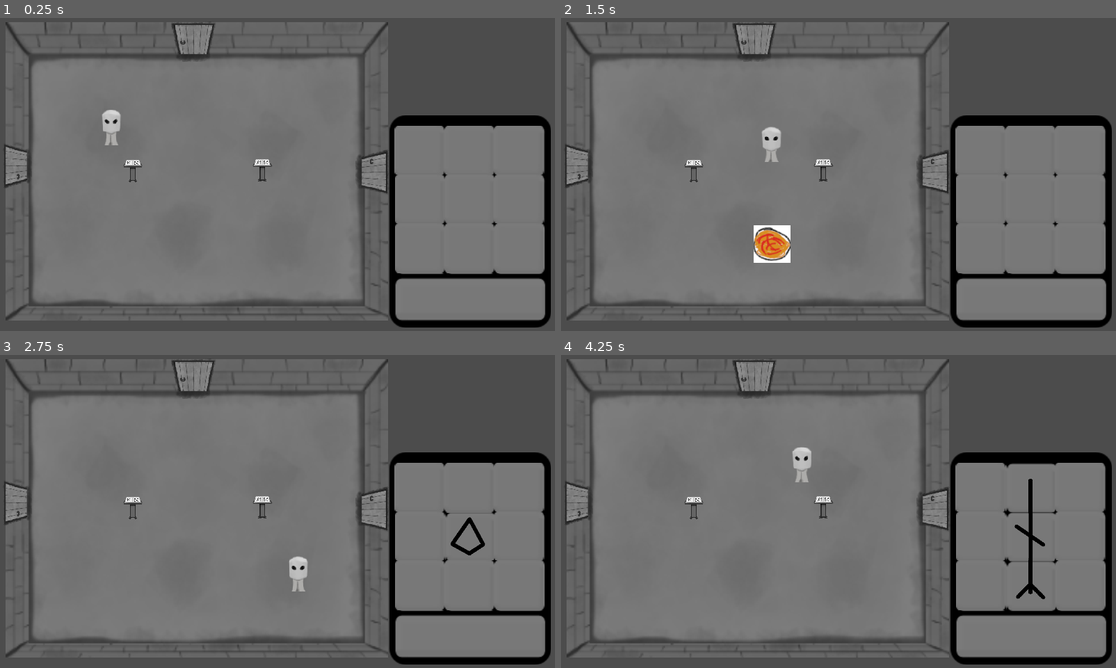
Above: before the commit, frames 1-4 (two rows, left to right).
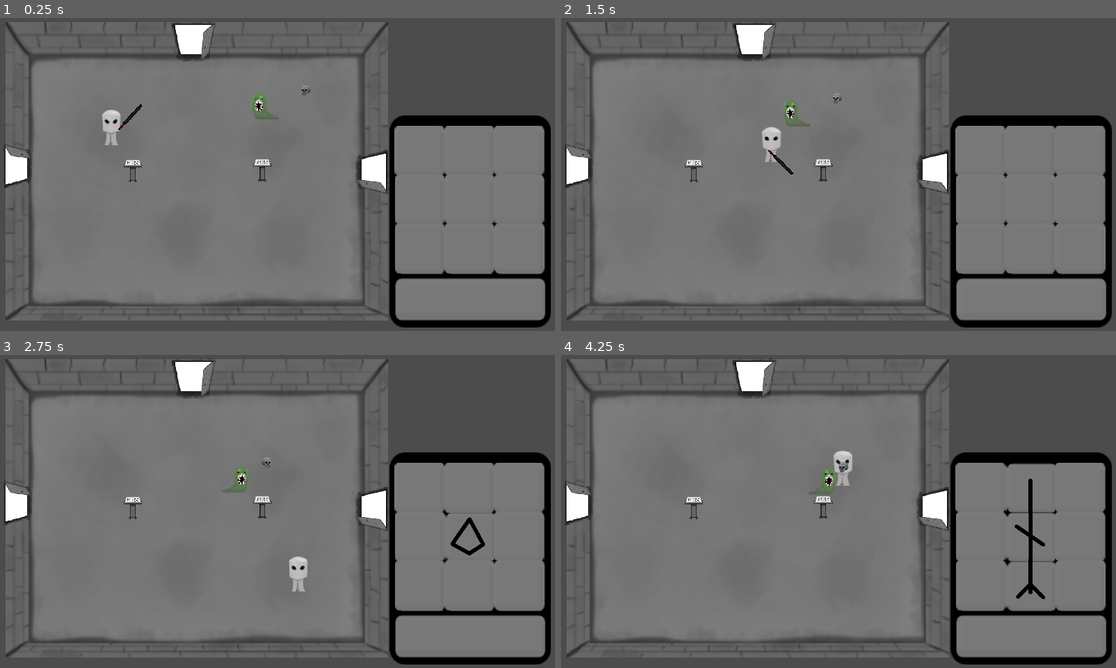
Above: after the commit, the same moments.

Repository: m-at-FNSPE/fitgamejam-team10
Game: Godot game, scene res://Game.tscn
The game is run twice, just before and just after one commit, with the same random seed, the same clock (stepped at 60 frames per second) and the same inputs.
Inputs:
- Up to frame 1 (0.25 s): no input
- Up to frame 2 (1.5 s): hold D (movement_right) 0.53-1.28 s; tap M (rune_bottom_mid) at 0.6 s; hold S (movement_down) from 1.28 s (still down); tap Space (rune_confirm) at 1.35 s
- Up to frame 3 (2.75 s): release S (movement_down) at 2.03 s; hold D (movement_right) from 2.03 s (still down); tap J (rune_mid_mid) at 2.1 s
- Up to frame 4 (4.25 s): release D (movement_right) at 2.78 s; hold W (movement_up) 2.78-3.53 s; tap U (rune_top_mid) at 2.85 s; hold A (movement_left) from 3.53 s (still down); tap M (rune_bottom_mid) at 3.6 s

The runs differ from the first frame. In frame 1, 1.6% of the frame differs, in the area x 1-70%, y 2-56%; in frame 2, 2.3%, in the area x 1-70%, y 2-79%; in frame 3, 1.5%; in frame 4, 2.1%.

Commit message:
enemies

Diff:
--- a/DungeonGeneration/Room.gd
+++ b/DungeonGeneration/Room.gd
@@ -11,6 +11,10 @@
 var cleared_rooms
 var current_position
 
+var current_enemies = []
+var current_doors = []
+
+enum {EMPTY, GENERIC, START, BOSS, LACTERN}
 
 
 func generate_layout():
@@ -88,41 +92,24 @@
 func add_doors():
 	for i in $Doors.get_children():
 		i.hide()
+		i.get_node("CollisionShape2D").set_disabled(true)
 		i.set_process(false)
 
+	current_doors = []
+	if current_position.x != 0 and room_layout[current_position.x - 1][current_position.y]:
+		current_doors.append($Doors/North)
+	if current_position.x != map_size.x and room_layout[current_position.x + 1][current_position.y]:
+		current_doors.append($Doors/South)
+	if current_position.y != 0 and room_layout[current_position.x][current_position.y - 1]:
+		current_doors.append($Doors/West)
+	if current_position.y != map_size.y and room_layout[current_position.x][current_position.y + 1]:
+		current_doors.append($Doors/East)
 
+	for door in current_doors:
+		door.show()
+		door.get_node("AnimatedSprite").frame = 0
 
-	if current_position.x != 0 and room_layout[current_position.x - 1][current_position.y]:
-		enable_north_door()
-	if current_position.x != map_size.x and room_layout[current_position.x + 1][current_position.y]:
-		enable_south_door()
-	if current_position.y != 0 and room_layout[current_position.x][current_position.y - 1]:
-		enable_west_door()
-	if current_position.y != map_size.y and room_layout[current_position.x][current_position.y + 1]:
-		enable_east_door()
-
-
-func enable_north_door():
-	$Doors/North.show()
-	$Doors/North.set_process(true)
-
-
-
-func enable_south_door():
-	$Doors/South.show()
-	$Doors/South.set_process(true)
-
-
-
-func enable_west_door():
-	$Doors/West.show()
-	$Doors/West.set_process(true)
-
-
-func enable_east_door():
-	$Doors/East.show()
-	$Doors/East.set_process(true)
-
+	_checks_on_enemy_dying(null)
 
 
 func _on_North_body_entered(body):
@@ -149,3 +136,26 @@
 		current_position.x += 1
 		generate_room()
 		emit_signal("MovedThroughDoor_OffsetBy", 0, -750)
+
+
+
+
+func _checks_on_enemy_dying(enemy):
+	current_enemies.erase(enemy)
+	if current_enemies.size() == 0:
+		room_emptied()
+
+
+func room_emptied():
+	open_doors()
+	if typeof(room_layout[current_position.x][current_position.y]) == TYPE_INT and room_layout[current_position.x][current_position.y] == BOSS:
+		spawn_stairs()
+
+func spawn_stairs():
+	pass
+
+func open_doors():
+	for door in current_doors:
+		door.set_process(true)
+		door.get_node("AnimatedSprite").frame = (1)
+		door.get_node("CollisionShape2D").set_disabled(false)
--- a/DungeonGeneration/Room.tscn
+++ b/DungeonGeneration/Room.tscn
@@ -144,7 +144,7 @@
 scale = Vector2( 0.968177, 0.987488 )
 shape = SubResource( 8 )
 
-[node name="AnimatedSprite2" type="AnimatedSprite" parent="Doors/South"]
+[node name="AnimatedSprite" type="AnimatedSprite" parent="Doors/South"]
 position = Vector2( 703.626, 1016 )
 rotation = 3.14159
 scale = Vector2( 0.998051, 0.56 )
--- /dev/null
+++ b/Enemies/Enemy.gd
@@ -0,0 +1,67 @@
+extends KinematicBody2D
+
+
+export var maxspeed = 90
+
+var default_scale: Vector2
+var player: KinematicBody2D
+var direction
+
+var life = 20
+var velocity = 0
+var acceleration = 10
+var decay = 12
+
+signal die
+
+
+var normal_acceleration = acceleration
+
+# Called when the node enters the scene tree for the first time.
+func _ready():
+	find_player()
+	default_scale = Vector2(scale.x, scale.y)
+
+
+func find_player():
+	player = get_tree().current_scene.find_node("Player")
+
+
+# Called every frame. 'delta' is the elapsed time since the previous frame.
+func _process(delta):
+	if player:
+		chase(delta)
+
+	turn_to_direction()
+
+
+
+
+func chase(delta):
+	direction = player.position - position
+	direction = direction.normalized()
+
+	velocity += acceleration
+	if abs(velocity) > maxspeed:
+		velocity = sign(velocity) * abs(abs(velocity) - decay)
+#	velocity = clamp(velocity, -INF, maxspeed)
+
+
+	move_and_slide(direction * velocity)
+
+func turn_to_direction():
+	if (scale.x < 0 and not direction.x > 0) or direction.x < 0:
+		scale.x =  scale.y
+	else:
+		scale.x = -1 * scale.y
+
+func hit_by_sword(damage:int , direction:Vector2, knockback ,type):
+	life -= damage
+	velocity = -knockback
+	direction = direction
+	if life < 0:
+		die()
+
+func die():
+	emit_signal("die", self)
+	#$AnimatedSprite.play()
--- /dev/null
+++ b/Enemies/Enemy.tscn
@@ -0,0 +1,12 @@
+[gd_scene load_steps=2 format=2]
+
+[ext_resource path="res://Enemies/Enemy.gd" type="Script" id=1]
+
+[node name="Enemy" type="KinematicBody2D"]
+collision_layer = 5
+collision_mask = 5
+script = ExtResource( 1 )
+
+[node name="CollisionShape2D" type="CollisionShape2D" parent="."]
+
+[node name="AnimatedSprite" type="AnimatedSprite" parent="."]
--- /dev/null
+++ b/Enemies/Skull.tscn
@@ -0,0 +1,23 @@
+[gd_scene load_steps=5 format=2]
+
+[ext_resource path="res://Enemies/Enemy.tscn" type="PackedScene" id=1]
+[ext_resource path="res://Assets/Characters/Enemies/Skull.png" type="Texture" id=2]
+
+[sub_resource type="CircleShape2D" id=2]
+radius = 16.0312
+
+[sub_resource type="SpriteFrames" id=1]
+animations = [ {
+"frames": [ ExtResource( 2 ) ],
+"loop": true,
+"name": "default",
+"speed": 5.0
+} ]
+
+[node name="Skull" instance=ExtResource( 1 )]
+
+[node name="CollisionShape2D" parent="." index="0"]
+shape = SubResource( 2 )
+
+[node name="AnimatedSprite" parent="." index="1"]
+frames = SubResource( 1 )
--- /dev/null
+++ b/Enemies/Slime.tscn
@@ -0,0 +1,24 @@
+[gd_scene load_steps=5 format=2]
+
+[ext_resource path="res://Enemies/Enemy.tscn" type="PackedScene" id=1]
+[ext_resource path="res://Assets/Characters/Enemies/Slime.png" type="Texture" id=2]
+
+[sub_resource type="CircleShape2D" id=2]
+
+[sub_resource type="SpriteFrames" id=1]
+animations = [ {
+"frames": [ ExtResource( 2 ) ],
+"loop": true,
+"name": "default",
+"speed": 5.0
+} ]
+
+[node name="Slime" instance=ExtResource( 1 )]
+
+[node name="CollisionShape2D" parent="." index="0"]
+scale = Vector2( 4.95591, 4.95591 )
+shape = SubResource( 2 )
+
+[node name="AnimatedSprite" parent="." index="1"]
+scale = Vector2( 2.01205, 2.01205 )
+frames = SubResource( 1 )
--- a/Game.tscn
+++ b/Game.tscn
@@ -1,9 +1,11 @@
-[gd_scene load_steps=5 format=2]
+[gd_scene load_steps=7 format=2]
 
 [ext_resource path="res://Player/Player.tscn" type="PackedScene" id=1]
 [ext_resource path="res://Game.gd" type="Script" id=2]
 [ext_resource path="res://RuneTablet/RuneTablet.tscn" type="PackedScene" id=3]
 [ext_resource path="res://DungeonGeneration/Room.tscn" type="PackedScene" id=4]
+[ext_resource path="res://Enemies/Slime.tscn" type="PackedScene" id=5]
+[ext_resource path="res://Enemies/Skull.tscn" type="PackedScene" id=6]
 
 [node name="Game" type="Node"]
 script = ExtResource( 2 )
@@ -13,3 +15,11 @@
 [node name="Room" parent="." instance=ExtResource( 4 )]
 
 [node name="Player" parent="." instance=ExtResource( 1 )]
+
+[node name="Slime" parent="." instance=ExtResource( 5 )]
+position = Vector2( 932, 302 )
+collision_layer = 1
+collision_mask = 1
+
+[node name="Skull" parent="." instance=ExtResource( 6 )]
+position = Vector2( 1071, 246 )
--- a/Player/Player.gd
+++ b/Player/Player.gd
@@ -11,7 +11,7 @@
 export var decay = 50.0
 
 var input
-
+var facing_direction = Vector2(1,0)
 var velocity = Vector2.ZERO
 
 export(PackedScene) var ProjectileScene
@@ -21,6 +21,9 @@
 var mana
 export var manadecay_buffer_max = 20
 var manadecay_buffer
+
+var sword_coliding_with_enemies = []
+var AOE_colisions = []
 
 
 # Called when the node enters the scene tree for the first time.
@@ -37,24 +40,28 @@
 	movement_controller(delta)
 
 func spawn_projectile(type):
+		# Detach from player and attach to room
 		var projectile = ProjectileScene.instance()
-		projectile.position = Vector2.ZERO
-		projectile.velocity = 1300
-		projectile.direction = input.angle()
-		add_child(projectile)
+		projectile.position = position
+		projectile.velocity = 1000
+		projectile.direction = facing_direction.angle()
+		projectile.type = 0
+		get_parent().add_child(projectile)
 
 func sword_attack(type):
-		var projectile = ProjectileScene.instance()
-		projectile.position = Vector2.ZERO
-		projectile.velocity = 1300
-		projectile.direction = input.angle()
-		add_child(projectile)
+	get_node("AnimationPlayer").play("sword_swing")
+	for i in sword_coliding_with_enemies:
+		if i.has_method("hit_by_sword"):
+			i.hit_by_sword(5, facing_direction, 200, type)
 
 func cast_nullification():
-	print_debug("NULLIFY")
+	if mana >= maxmana:
+		emit_signal("nullification")
 
 func cast_aoe():
-	print_debug("NULLIFY")
+	for i in AOE_colisions:
+		if i.has_method("hit_by_sword"):
+			i.hit_by_sword(5, facing_direction, 100, "neutral")
 
 
 func cast_mana_stop():
@@ -85,7 +92,7 @@
 	if mana < 0:
 		mana = 0
 
-func movement_controller(delta):
+func movement_controller(_delta):
 	input = Vector2.ZERO
 	if Input.is_action_pressed("movement_up"):
 		input.y -= 1
@@ -95,6 +102,12 @@
 		input.x -= 1
 	if Input.is_action_pressed("movement_right"):
 		input.x += 1
+
+	if input != Vector2.ZERO:
+		facing_direction = input.normalized()
+
+	$Center_of_mass.rotation = atan2(facing_direction.y, facing_direction.x)
+
 
 	velocity += input.normalized() * acceleration
 	velocity = velocity.limit_length(speed)
@@ -106,3 +119,20 @@
 
 func on_door_move(x, y):
 	position = position + Vector2(x,y)
+
+
+
+func _on_SwordHitBox_body_entered(body):
+	sword_coliding_with_enemies.append(body)
+
+
+func _on_SwordHitBox_body_exited(body):
+	sword_coliding_with_enemies.erase(body)
+
+
+func _on_AOE_hitbox_body_entered(body):
+	AOE_colisions.append(body)
+
+
+func _on_AOE_hitbox_body_exited(body):
+	AOE_colisions.erase(body)
--- a/Player/Player.tscn
+++ b/Player/Player.tscn
@@ -1,13 +1,14 @@
-[gd_scene load_steps=8 format=2]
+[gd_scene load_steps=10 format=2]
 
 [ext_resource path="res://Player/Player.gd" type="Script" id=1]
 [ext_resource path="res://Player/Projectile.tscn" type="PackedScene" id=2]
 [ext_resource path="res://art/player/player.tres" type="SpriteFrames" id=3]
+[ext_resource path="res://Assets/Props/Sword.png" type="Texture" id=4]
 
 [sub_resource type="CircleShape2D" id=4]
 
 [sub_resource type="CircleShape2D" id=2]
-radius = 25.0
+radius = 41.5933
 
 [sub_resource type="CircleShape2D" id=3]
 radius = 177.003
@@ -15,6 +16,47 @@
 [sub_resource type="CapsuleShape2D" id=1]
 radius = 21.0
 height = 24.0
+
+[sub_resource type="Animation" id=5]
+resource_name = "sword_swing"
+tracks/0/type = "value"
+tracks/0/path = NodePath("Center_of_mass/Sprite:rotation_degrees")
+tracks/0/interp = 1
+tracks/0/loop_wrap = true
+tracks/0/imported = false
+tracks/0/enabled = true
+tracks/0/keys = {
+"times": PoolRealArray( 0, 1 ),
+"transitions": PoolRealArray( 1, 1 ),
+"update": 0,
+"values": [ -97.7311, -43.2 ]
+}
+tracks/1/type = "value"
+tracks/1/path = NodePath("Center_of_mass/Sprite:visible")
+tracks/1/interp = 1
+tracks/1/loop_wrap = true
+tracks/1/imported = false
+tracks/1/enabled = true
+tracks/1/keys = {
+"times": PoolRealArray( 0, 1 ),
+"transitions": PoolRealArray( 1, 1 ),
+"update": 1,
+"values": [ true, false ]
+}
+tracks/2/type = "method"
+tracks/2/path = NodePath(".")
+tracks/2/interp = 1
+tracks/2/loop_wrap = true
+tracks/2/imported = false
+tracks/2/enabled = false
+tracks/2/keys = {
+"times": PoolRealArray( 0.6 ),
+"transitions": PoolRealArray( 1 ),
+"values": [ {
+"args": [ null ],
+"method": "sword_attack"
+} ]
+}
 
 [node name="Player" type="KinematicBody2D"]
 position = Vector2( 386, 374 )
@@ -42,8 +84,8 @@
 }
 
 [node name="SwordHitBox" type="Area2D" parent="Center_of_mass"]
-collision_layer = 0
-collision_mask = 2
+collision_layer = 7
+collision_mask = 7
 __meta__ = {
 "_edit_lock_": true
 }
@@ -55,9 +97,15 @@
 "_edit_lock_": true
 }
 
+[node name="Sprite" type="Sprite" parent="Center_of_mass"]
+position = Vector2( 12, 5 )
+rotation = -1.61055
+texture = ExtResource( 4 )
+offset = Vector2( 20.5, 21 )
+
 [node name="AOE_hitbox" type="Area2D" parent="."]
-collision_layer = 0
-collision_mask = 2
+collision_layer = 7
+collision_mask = 7
 __meta__ = {
 "_edit_lock_": true
 }
@@ -77,3 +125,12 @@
 __meta__ = {
 "_edit_lock_": true
 }
+
+[node name="AnimationPlayer" type="AnimationPlayer" parent="."]
+unique_name_in_owner = true
+anims/sword_swing = SubResource( 5 )
+
+[connection signal="body_entered" from="Center_of_mass/SwordHitBox" to="." method="_on_SwordHitBox_body_entered"]
+[connection signal="body_exited" from="Center_of_mass/SwordHitBox" to="." method="_on_SwordHitBox_body_exited"]
+[connection signal="body_entered" from="AOE_hitbox" to="." method="_on_AOE_hitbox_body_entered"]
+[connection signal="body_exited" from="AOE_hitbox" to="." method="_on_AOE_hitbox_body_exited"]
--- a/Player/Projectile.gd
+++ b/Player/Projectile.gd
@@ -7,6 +7,7 @@
 
 export var velocity = 100
 export var direction = 0
+var lifetime = 0
 
 # Called when the node enters the scene tree for the first time.
 func _ready():
@@ -16,6 +17,11 @@
 # Called every frame. 'delta' is the elapsed time since the previous frame.
 func _process(delta):
 	position += Vector2.RIGHT.rotated(direction) * velocity * delta
+	lifetime += delta
+
+	if lifetime > 5:
+		queue_free()
+
 
 func _on_VisibilityNotifier2D_screen_exited():
 	queue_free()
--- a/RuneTablet/RuneTablet.gd
+++ b/RuneTablet/RuneTablet.gd
@@ -104,7 +104,7 @@
 
 func _unhandled_input(_event):
 	for i in range(9):
-		if Input.is_action_pressed(input_names[i]):
+		if Input.is_action_pressed(input_names[i]) and state[i] == false:
 			state[i] = true
 			state_changed = true
 	if Input.is_action_just_pressed("rune_confirm"):
--- a/project.godot
+++ b/project.godot
@@ -136,6 +136,12 @@
  ]
 }
 
+[layer_names]
+
+2d_physics/layer_1="Navigation"
+2d_physics/layer_2="Player"
+2d_physics/layer_3="Enemies"
+
 [physics]
 
 common/enable_pause_aware_picking=true
